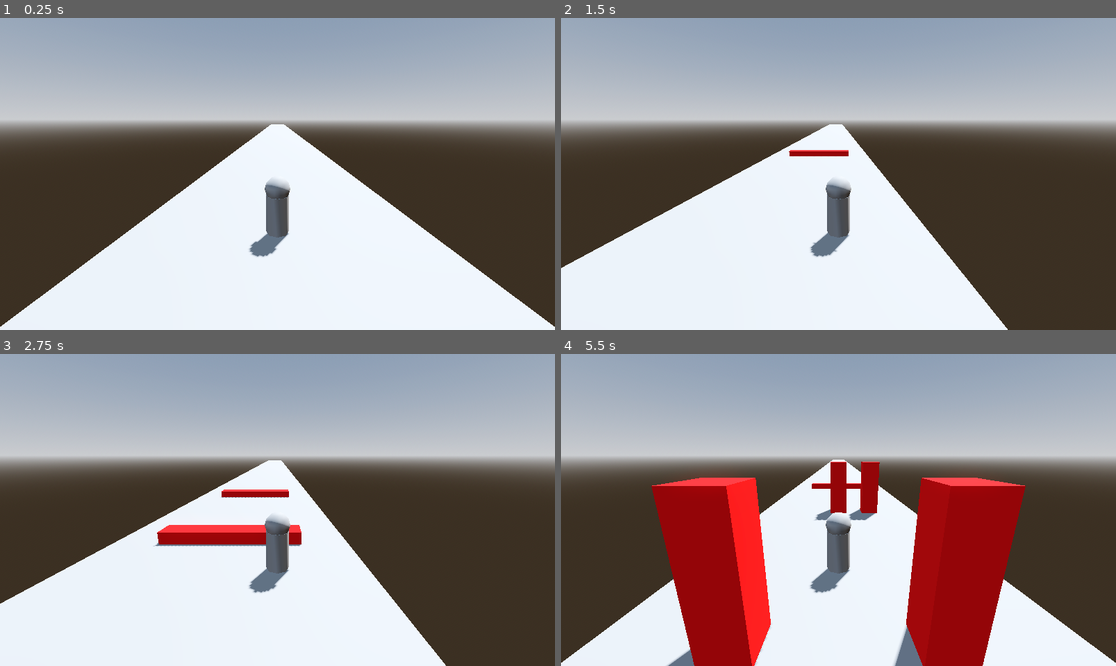
Above: before the commit, frames 1-4 (two rows, left to right).
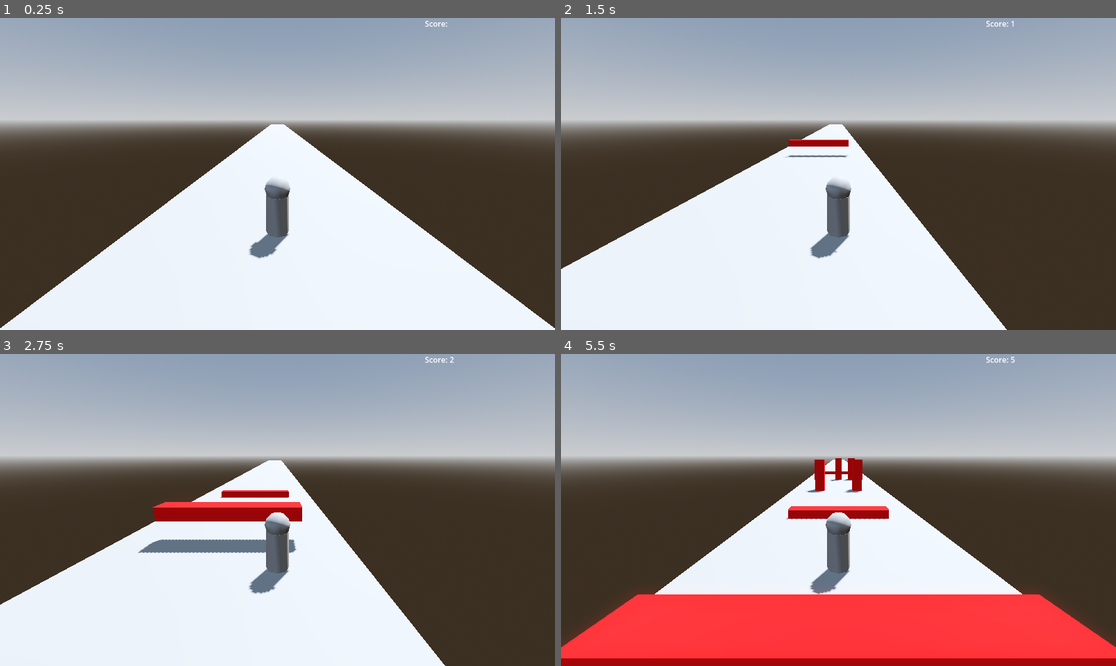
Above: after the commit, the same moments.

Repository: sebastian946/Learn_endless_runner
Game: Godot game, scene res://Scenes/Main.tscn
Two runs of this game, one before a commit and one after it. Both use one fixed random seed, a clock stepped at 60 frames per second and the inputs below.
Inputs:
- Up to frame 1 (0.25 s): no input
- Up to frame 2 (1.5 s): tap Enter (ui_accept) at 0.5, 0.6, 0.77, 1.07, 1.35 s; hold Right (ui_right) 0.53-1.28 s; hold Down (ui_down) from 1.28 s (still down)
- Up to frame 3 (2.75 s): tap Enter (ui_accept) at 1.52, 1.82, 2.1 s; release Down (ui_down) at 2.03 s; hold Right (ui_right) from 2.03 s (still down)
- Up to frame 4 (5.5 s): tap Enter (ui_accept) at 2.85, 3.02, 3.32, 3.6, 3.77, 4.07, 4.35, 4.52, 4.82, 5.1 s; release Right (ui_right) at 3.53 s; hold Left (ui_left) 3.53-5.03 s; hold Down (ui_down) from 5.03 s (still down)

The runs differ from the first frame. In frame 1, 0.3% of the frame differs, in the area x 0-100%, y 0-100%; in frame 2, 0.7%; in frame 3, 3.7%; in frame 4, 35%.

Commit message:
Make Sliding player and fixed jump and some collider. Already finish the score with a signal

Diff:
--- a/Scenes/GameManager.gd
+++ b/Scenes/GameManager.gd
@@ -1,12 +1,14 @@
 extends Node3D
 
-var score: int = 0
+signal ScoreUpdated(score:int)
 
 @export var ObstacleScene: Array[PackedScene] = []
 @export var MinSpawnTime: float = 1.0
 @export var MaxSpawnTime: float = 2.0
 @export var SpawnDistance: float = -20.0
 
+
+var score: int = 0
 var lanePosition = [-2.0,0.0, 2.0]
 
 
@@ -14,7 +16,7 @@
 	var obstacleScene = ObstacleScene[randi() % ObstacleScene.size()]
 	var currentOB = obstacleScene.instantiate()
 
-	if currentOB.CurrentObstacleType == Obstacle.ObstacleType.LOW:
+	if currentOB.CurrentObstacleType == Obstacle.ObstacleType.LOW or currentOB.CurrentObstacleType == Obstacle.ObstacleType.HIGH:
 		var obstacle = obstacleScene.instantiate()
 		obstacle.position = Vector3(0, 0,SpawnDistance)
 		$ObstacleContainer.add_child(obstacle)
@@ -30,4 +32,6 @@
 
 
 func _on_score_timer_timeout() -> void:
+	score += 1
+	ScoreUpdated.emit(score)
 	pass # Replace with function body.
--- a/Scenes/Main.tscn
+++ b/Scenes/Main.tscn
@@ -1,9 +1,11 @@
-[gd_scene load_steps=11 format=3 uid="uid://blljswsk5sc4o"]
+[gd_scene load_steps=13 format=3 uid="uid://blljswsk5sc4o"]
 
 [ext_resource type="Script" uid="uid://chcpnijcsm2ik" path="res://Scenes/GameManager.gd" id="1_kln2b"]
 [ext_resource type="Script" uid="uid://bsm7te63qn5ct" path="res://Scenes/player.gd" id="1_r150o"]
 [ext_resource type="PackedScene" uid="uid://cx5woti4g3xt1" path="res://Scenes/obstacle/standar_obstacle.tscn" id="2_idj7w"]
 [ext_resource type="PackedScene" uid="uid://ie84wadau2xh" path="res://Scenes/obstacle/lower_obstacle.tscn" id="3_rgh2o"]
+[ext_resource type="PackedScene" uid="uid://cdy1ci68hs0ib" path="res://Scenes/obstacle/upper_obstacle.tscn" id="4_pbw6q"]
+[ext_resource type="Script" uid="uid://dstwyjtqxa5ka" path="res://Scenes/ui_manager.gd" id="6_v1gob"]
 
 [sub_resource type="ProceduralSkyMaterial" id="ProceduralSkyMaterial_c1w88"]
 sky_horizon_color = Color(0.66224277, 0.6717428, 0.6867428, 1)
@@ -25,14 +27,14 @@
 
 [sub_resource type="CapsuleShape3D" id="CapsuleShape3D_rgh2o"]
 radius = 0.47027588
-height = 0.95095825
+height = 1.0
 
 [sub_resource type="BoxShape3D" id="BoxShape3D_c1w88"]
 size = Vector3(10, 0.5, 200)
 
 [node name="GameManager" type="Node3D"]
 script = ExtResource("1_kln2b")
-ObstacleScene = Array[PackedScene]([ExtResource("2_idj7w"), ExtResource("3_rgh2o")])
+ObstacleScene = Array[PackedScene]([ExtResource("2_idj7w"), ExtResource("3_rgh2o"), ExtResource("4_pbw6q")])
 
 [node name="WorldEnvironment" type="WorldEnvironment" parent="."]
 environment = SubResource("Environment_idj7w")
@@ -67,6 +69,25 @@
 [node name="Camera3D" type="Camera3D" parent="Player"]
 transform = Transform3D(1, 0, 0, 0, 0.9659259, 0.25881907, 0, -0.25881907, 0.9659258, 0, 2.5145457, 5.9060993)
 
+[node name="UI Manager" type="Control" parent="Player"]
+layout_mode = 3
+anchors_preset = 15
+anchor_right = 1.0
+anchor_bottom = 1.0
+grow_horizontal = 2
+grow_vertical = 2
+script = ExtResource("6_v1gob")
+
+[node name="RichTextLabel" type="RichTextLabel" parent="Player/UI Manager"]
+layout_mode = 1
+anchors_preset = 1
+anchor_left = 1.0
+anchor_right = 1.0
+offset_left = -270.0
+offset_bottom = 78.0
+grow_horizontal = 0
+text = "Score:"
+
 [node name="Enviorement" type="Node3D" parent="."]
 
 [node name="StaticBody3D" type="StaticBody3D" parent="Enviorement"]
@@ -85,6 +106,8 @@
 autostart = true
 
 [node name="ScoreTimer" type="Timer" parent="."]
+autostart = true
 
+[connection signal="ScoreUpdated" from="." to="Player/UI Manager" method="_on_game_manager_score_updated"]
 [connection signal="timeout" from="SpawnTimer" to="." method="_on_spawn_timer_timeout"]
 [connection signal="timeout" from="ScoreTimer" to="." method="_on_score_timer_timeout"]
--- /dev/null
+++ b/Scenes/obstacle/upper_obstacle.tscn
@@ -0,0 +1,27 @@
+[gd_scene load_steps=5 format=3 uid="uid://cdy1ci68hs0ib"]
+
+[ext_resource type="Script" uid="uid://dvijh5r7wxuiv" path="res://Scenes/Obstacle.gd" id="1_s4ily"]
+
+[sub_resource type="BoxShape3D" id="BoxShape3D_s4ily"]
+size = Vector3(6, 22.158234, 1)
+
+[sub_resource type="StandardMaterial3D" id="StandardMaterial3D_r150o"]
+albedo_color = Color(1, 0, 0, 1)
+
+[sub_resource type="BoxMesh" id="BoxMesh_r150o"]
+material = SubResource("StandardMaterial3D_r150o")
+size = Vector3(6, 0.5, 1)
+
+[node name="UpperObstacle" type="StaticBody3D"]
+transform = Transform3D(1, 0, 0, 0, 0.02439624, 0, 0, 0, 1, 0, 0, 0)
+script = ExtResource("1_s4ily")
+CurrentObstacleType = 2
+
+[node name="CollisionShape3D" type="CollisionShape3D" parent="."]
+transform = Transform3D(1, 0, 0, 0, 1.0750058, 0, 0, 0, 1, -0.0030517578, 54.082203, 0)
+shape = SubResource("BoxShape3D_s4ily")
+
+[node name="MeshInstance3D" type="MeshInstance3D" parent="."]
+transform = Transform3D(1, 0, 0, 0, 49.691494, 0, 0, 0, 1, 0, 54.082203, 0)
+mesh = SubResource("BoxMesh_r150o")
+skeleton = NodePath("../CollisionShape3D")
--- a/Scenes/player.gd
+++ b/Scenes/player.gd
@@ -5,13 +5,18 @@
 @export var JumpVelocity = 4.5
 @export var LaneChangeSpeed = 5.0
 @export var LaneWidth = 2.0
-
+@export var SlidingDuration = 0.3
 
 enum Lane {LEFT =1, CENTER = 0,RIGHT=-1 }
 enum State {RUNNING, JUMPING, SLIDING, DEAD}
+var currentState: State = State.RUNNING
 
 var targetLane: int = Lane.CENTER
 var currentLane: int = Lane.CENTER
+var currentSlidingDuration
+
+func _ready() -> void:
+	currentSlidingDuration = SlidingDuration
 
 func _physics_process(delta: float) -> void:
 	# Add the gravity.
@@ -21,14 +26,26 @@
 	# Handle jump.
 	if Input.is_action_just_pressed("ui_accept") and is_on_floor():
 		velocity.y = JumpVelocity
+		currentState = State.JUMPING
 
 	var targetX = targetLane * LaneWidth
 	position.x = lerp(position.x, targetX,LaneChangeSpeed * delta)
+
 	if Input.is_action_just_pressed("ui_right") and targetLane < Lane.LEFT:
 		targetLane += 1
+
 	if Input.is_action_just_pressed("ui_left") and targetLane > Lane.RIGHT:
 		targetLane -= 1
-	if Input.is_action_just_pressed("ui_down") and is_on_floor():
+
+	if Input.is_action_just_pressed("ui_down") and is_on_floor() and currentState != State.SLIDING:
 		$StandingCollision.disabled = true
+		currentState = State.SLIDING
+		currentSlidingDuration = SlidingDuration
+
+	if currentState == State.SLIDING:
+		currentSlidingDuration -= delta
+		if currentSlidingDuration <= 0:
+			currentState = State.RUNNING
+			$StandingCollision.disabled = false
 
 	move_and_slide()
--- /dev/null
+++ b/Scenes/ui_manager.gd
@@ -0,0 +1,5 @@
+extends Control
+
+
+func _on_game_manager_score_updated(score: int) -> void:
+	$RichTextLabel.text = "Score: "+str(score)
Not shown, added: Scenes/ui_manager.gd.uid
